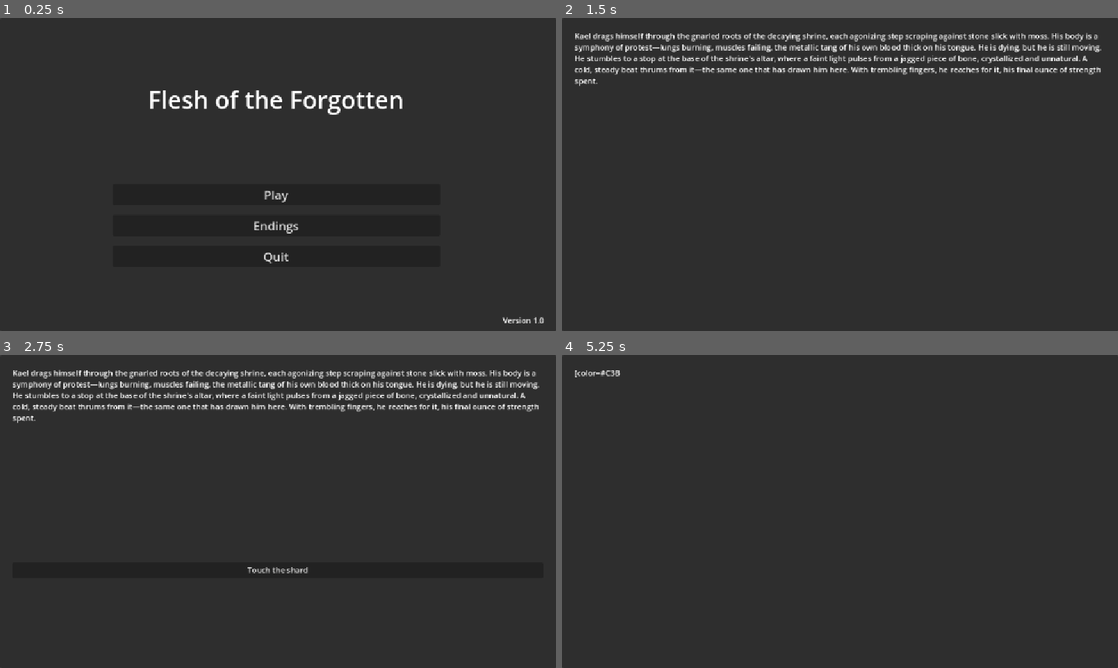
Above: before the commit, frames 1-4 (two rows, left to right).
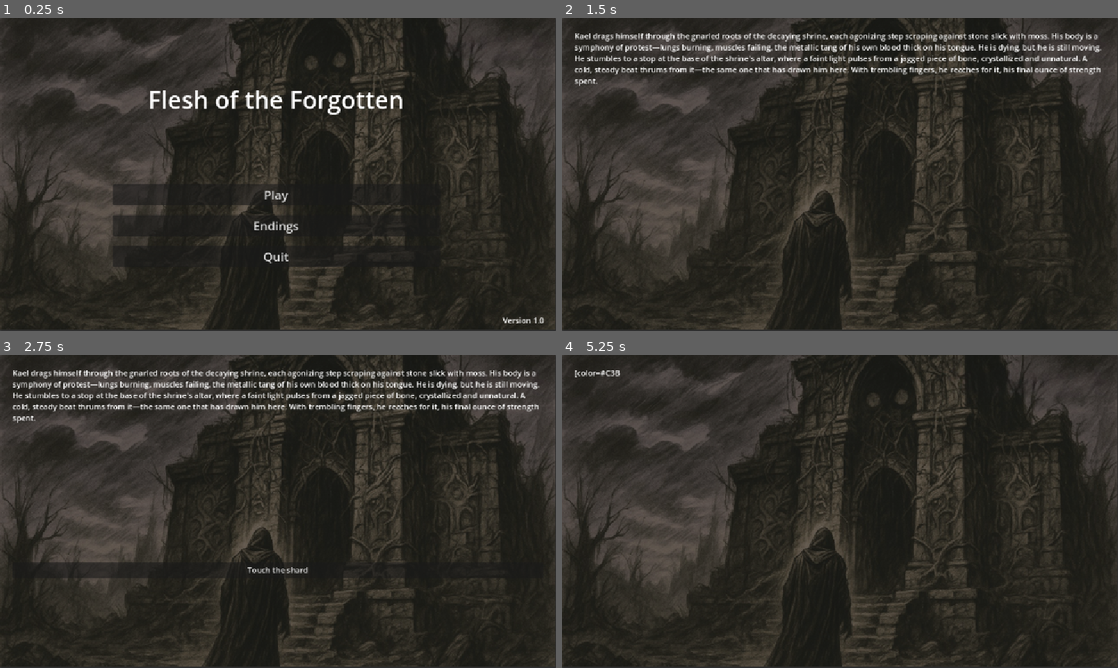
Above: after the commit, the same moments.

Repository: SafiaNassiri/Flesh-of-the-Forgotten
Game: Godot game, scene res://scenes/MainMenu.tscn
The game is run twice, just before and just after one commit, with the same random seed, the same clock (stepped at 60 frames per second) and the same inputs.
Inputs (mouse positions are in pixels of both pictures, inside the frame that each line leads up to):
- Up to frame 1 (0.25 s): no input
- Up to frame 2 (1.5 s): click "Play" at 0.5 s; move the mouse to (962, 158) at 1.27 s; click (962, 158) at 1.42 s
- Up to frame 3 (2.75 s): tap Enter at 2 s; move the mouse to (166, 527) at 2.02 s; click (166, 527) at 2.17 s
- Up to frame 4 (5.25 s): click "Touch the shard" at 2.75 s; move the mouse to (895, 442) at 3.52 s; click (895, 442) at 3.67 s; tap Space at 4.25 s; move the mouse to (812, 574) at 4.27 s; click (812, 574) at 4.42 s; click "Embrace the power" at 5 s

The runs differ from the first frame. In frame 1, 12% of the frame differs, in the area x 0-100%, y 0-100%; in frame 2, 13%; in frame 3, 12%; in frame 4, 14%.

Commit message:
Added a bg

Diff:
--- a/scenes/EndGame.tscn
+++ b/scenes/EndGame.tscn
@@ -1,7 +1,8 @@
-[gd_scene load_steps=4 format=3 uid="uid://besrgxjg0jd4e"]
+[gd_scene load_steps=5 format=3 uid="uid://besrgxjg0jd4e"]
 
 [ext_resource type="Script" uid="uid://bbb07jkd3rqce" path="res://scripts/EndGame.gd" id="1_i47uf"]
 [ext_resource type="AudioStream" uid="uid://unnx1awb1jkk" path="res://SFX/707041__vilkas_sound__vs-button-click-04.mp3" id="2_3w24k"]
+[ext_resource type="Texture2D" uid="uid://rpjasd22yche" path="res://Images/Screenshot 2025-08-16 193605.png" id="2_ho1j5"]
 [ext_resource type="AudioStream" uid="uid://becqb5cs55qlu" path="res://SFX/55831__sergenious__fantasy.wav" id="3_hw18e"]
 
 [node name="EndGame" type="Control"]
@@ -15,6 +16,13 @@
 layout_mode = 0
 offset_right = 1152.0
 offset_bottom = 648.0
+
+[node name="Background" type="TextureRect" parent="Panel"]
+modulate = Color(1, 1, 1, 0.627451)
+offset_right = 1150.0
+offset_bottom = 644.0
+texture = ExtResource("2_ho1j5")
+expand_mode = 2
 
 [node name="VBoxContainer" type="VBoxContainer" parent="Panel"]
 layout_mode = 0
--- a/scenes/MainMenu.tscn
+++ b/scenes/MainMenu.tscn
@@ -1,7 +1,8 @@
-[gd_scene load_steps=4 format=3 uid="uid://bs0guwy62jwoc"]
+[gd_scene load_steps=5 format=3 uid="uid://bs0guwy62jwoc"]
 
 [ext_resource type="Script" uid="uid://fsui23n35kob" path="res://scripts/MainMenu.gd" id="1_yqorp"]
 [ext_resource type="AudioStream" uid="uid://dsjq38nqxasev" path="res://SFX/614091__szegvari__dark-atmo-vocal-myst-thriller-fantasy.wav" id="2_0ykhv"]
+[ext_resource type="Texture2D" uid="uid://rpjasd22yche" path="res://Images/Screenshot 2025-08-16 193605.png" id="2_ow34m"]
 [ext_resource type="AudioStream" uid="uid://unnx1awb1jkk" path="res://SFX/707041__vilkas_sound__vs-button-click-04.mp3" id="3_2wh52"]
 
 [node name="MainMenu" type="Node"]
@@ -10,6 +11,13 @@
 [node name="Panel" type="Panel" parent="."]
 offset_right = 1152.0
 offset_bottom = 648.0
+
+[node name="Background" type="TextureRect" parent="Panel"]
+modulate = Color(1, 1, 1, 0.627451)
+offset_right = 1150.0
+offset_bottom = 644.0
+texture = ExtResource("2_ow34m")
+expand_mode = 2
 
 [node name="MenuVBox" type="VBoxContainer" parent="Panel"]
 layout_mode = 1
--- a/scenes/ui/DialogBox.tscn
+++ b/scenes/ui/DialogBox.tscn
@@ -1,7 +1,8 @@
-[gd_scene load_steps=3 format=3 uid="uid://bkb6j82pg233j"]
+[gd_scene load_steps=4 format=3 uid="uid://bkb6j82pg233j"]
 
 [ext_resource type="Script" uid="uid://28agngegbdlj" path="res://scripts/DialogBox.gd" id="1_xrudr"]
 [ext_resource type="AudioStream" uid="uid://unnx1awb1jkk" path="res://SFX/707041__vilkas_sound__vs-button-click-04.mp3" id="2_rfax6"]
+[ext_resource type="Texture2D" uid="uid://rpjasd22yche" path="res://Images/Screenshot 2025-08-16 193605.png" id="2_y63tx"]
 
 [node name="DialogBox" type="CanvasLayer"]
 script = ExtResource("1_xrudr")
@@ -17,6 +18,13 @@
 offset_right = 576.0
 grow_horizontal = 2
 grow_vertical = 0
+
+[node name="Background" type="TextureRect" parent="Panel"]
+modulate = Color(1, 1, 1, 0.627451)
+offset_right = 1150.0
+offset_bottom = 644.0
+texture = ExtResource("2_y63tx")
+expand_mode = 2
 
 [node name="VBox" type="VBoxContainer" parent="Panel"]
 layout_mode = 0
Binary file added: Images/Screenshot 2025-08-16 193521.png
Not shown, added: Images/Screenshot 2025-08-16 193521.png.import
Binary file added: Images/Screenshot 2025-08-16 193605.png
Not shown, added: Images/Screenshot 2025-08-16 193605.png.import
